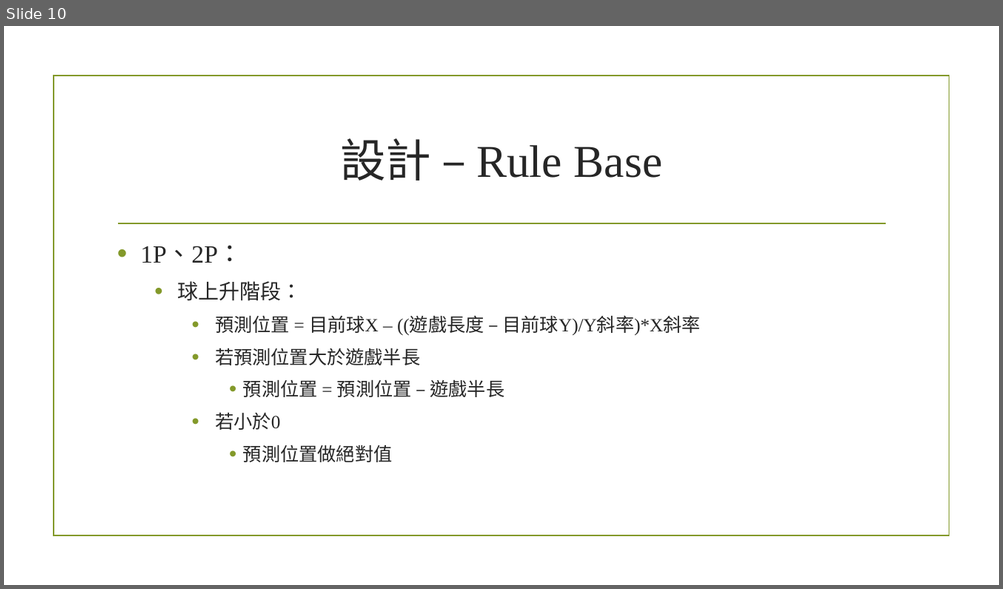
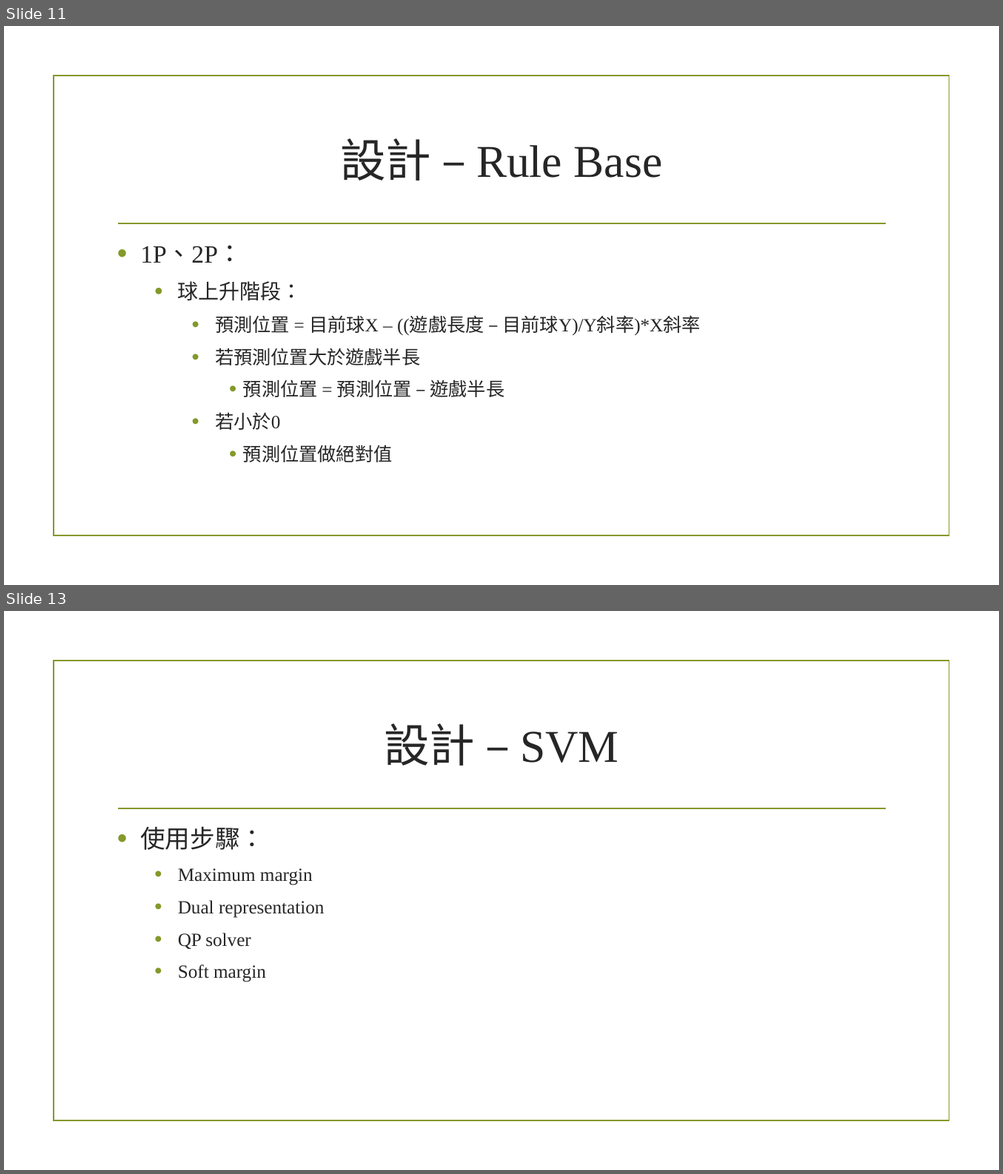
Before and after one commit to ErEcheLon/Mechine-Learning, a slide deck: Hw6/ML_PingPong.pptx. Shown one above the other, each under a label of ours: slide 10 before the commit, slides 11 and 13 after it; the slides between them are not shown. The pictures are 1003x589 and 1003x1174 pixels, drawn with LibreOffice and Linux fonts; fonts in the diff are those of the drawing; background and template pictures are left out. Boxes give left, top, right and bottom in pixels: in the first picture for what was removed or moved away, otherwise in the second. Text is boxed around its words. In the diff, an @@ line names an element or a change of style, - is before the commit and + after.

```diff
--- a/Hw6/ML_PingPong.pptx
+++ b/Hw6/ML_PingPong.pptx
@@ slide 13 added at bbox=[4, 611, 999, 1170], background picture (left out); not listed: 2 template elements that a slide beside it also shows @@
@@ title added at bbox=[384, 723, 618, 766], 44 pt, text #262626 @@
+設計 – SVM
@@ text added at bbox=[140, 826, 324, 982], 18 pt, text #262626 @@
+• 使用步驟：
+  • Maximum margin
+  • Dual representation
+  • QP solver
+  • Soft margin
@@ what was slide 10 is now slide 11 @@
```
Also in this commit, not shown: 2 slides changed, 4 other slides added, 1 other file.
